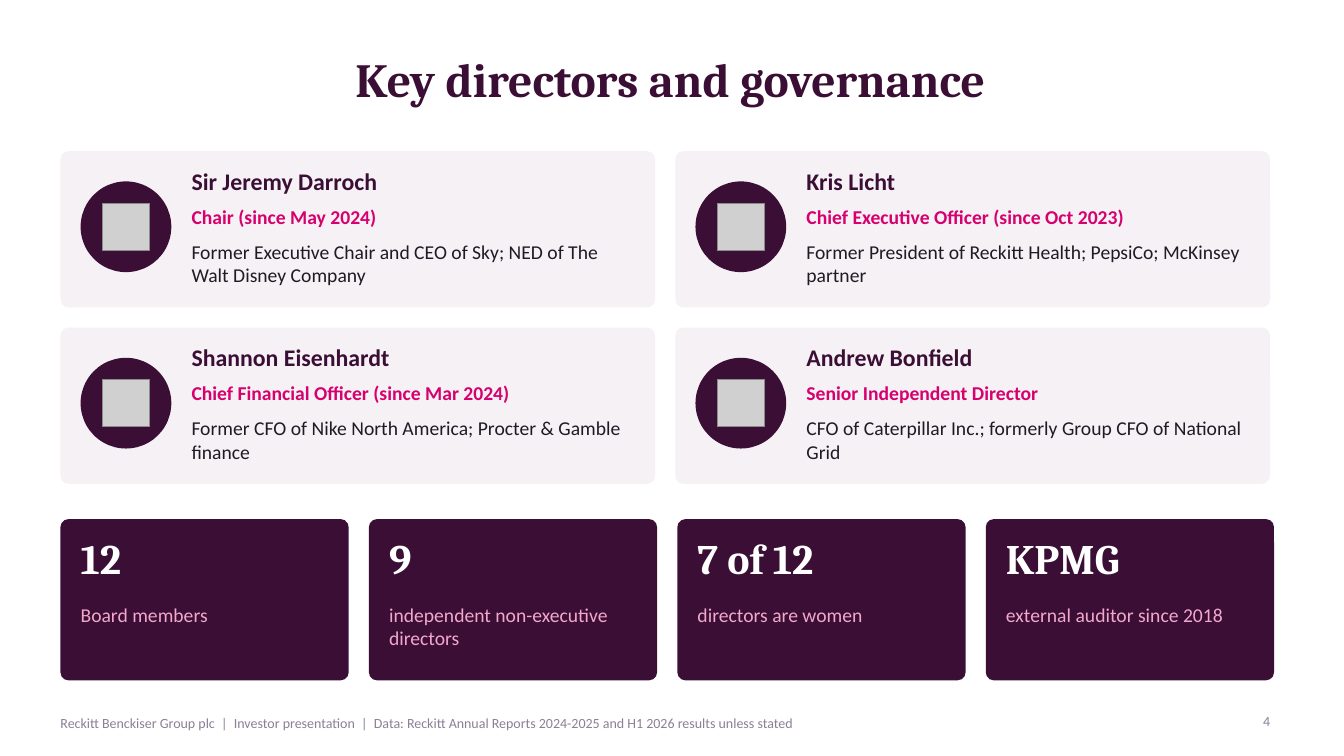
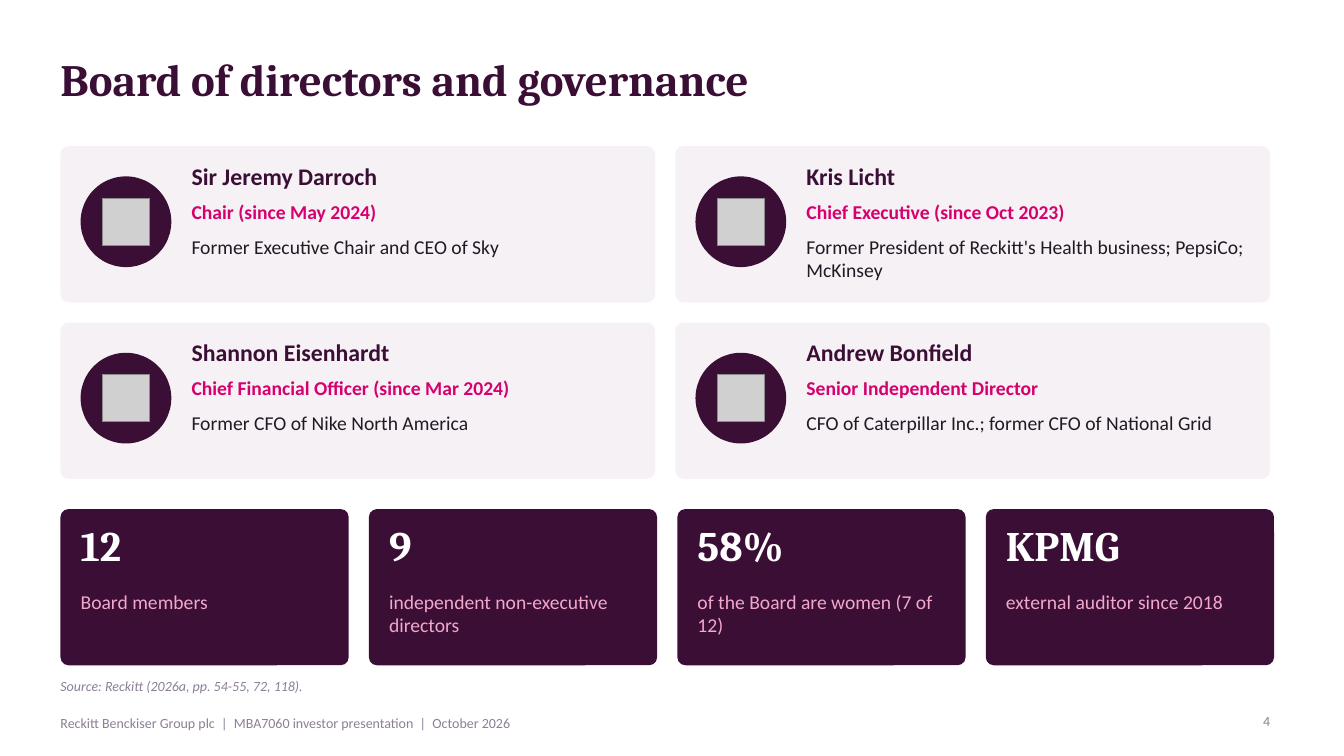
Before and after one commit to Siddharth2131/claude-resposit, a slide deck: slide 4 of Reckitt_MBA7060_Financial_Analysis_Presentation.pptx. Drawn at 1344x756 pixels with LibreOffice and Linux fonts; fonts in the diff are those of the drawing; grey boxes stand for pictures. Boxes give left, top, right and bottom in pixels: in the first picture for what was removed or moved away, otherwise in the second. Text is boxed around its words. In the diff, an @@ line names an element or a change of style, - is before the commit and + after.

```diff
--- a/Reckitt_MBA7060_Financial_Analysis_Presentation.pptx
+++ b/Reckitt_MBA7060_Financial_Analysis_Presentation.pptx
@@ title at (60, 64, 749, 106): text changed; size 34 to 32 pt @@
-Key directors and governance
+Board of directors and governance
@@ text at (806, 204, 1065, 222): text changed @@
-Chief Executive Officer (since Oct 2023)
+Chief Executive (since Oct 2023)
@@ text at (192, 240, 499, 257): text changed @@
-Former Executive Chair and CEO of Sky; NED of The Walt Disney Company
+Former Executive Chair and CEO of Sky
@@ text at (806, 240, 1243, 280): text changed @@
-Former President of Reckitt Health; PepsiCo; McKinsey partner
+Former President of Reckitt's Health business; PepsiCo; McKinsey
@@ 7 texts, 4 pictures, 4 rounded rectangles, 4 ellipses: place and size @@
-7 texts, 4 pictures, 4 rounded rectangles, 4 ellipses at (60, 151, 1270, 484)
+7 texts, 4 pictures, 4 rounded rectangles, 4 ellipses at (60, 146, 1270, 479)
@@ text at (192, 416, 468, 430): text changed @@
-Former CFO of Nike North America; Procter & Gamble finance
+Former CFO of Nike North America
@@ text at (806, 416, 1212, 433): text changed @@
-CFO of Caterpillar Inc.; formerly Group CFO of National Grid
+CFO of Caterpillar Inc.; former CFO of National Grid
@@ rounded rectangle: place and size @@
-rounded rectangle at (60, 519, 349, 681)
+rounded rectangle at (60, 509, 349, 665)
@@ rounded rectangle: place and size @@
-rounded rectangle at (369, 519, 657, 681)
+rounded rectangle at (369, 509, 657, 665)
@@ proportions changed in 4 elements at (60, 509, 349, 665), (369, 509, 657, 665), (986, 509, 1274, 665), (678, 509, 966, 665) @@
@@ rounded rectangle: place and size @@
-rounded rectangle at (678, 519, 966, 681)
+rounded rectangle at (678, 509, 966, 665)
@@ rounded rectangle: place and size @@
-rounded rectangle at (986, 519, 1274, 681)
+rounded rectangle at (986, 509, 1274, 665)
@@ text at (697, 532, 783, 562): text changed @@
-7 of 12
+58%
@@ text at (697, 595, 932, 635): text changed @@
-directors are women
+of the Board are women (7 of 12)
@@ 6 texts: place and size @@
-6 texts at (81, 545, 1223, 645)
+6 texts at (81, 532, 1223, 632)
@@ text added at (60, 681, 303, 693), 10 pt, text #8C7F96, italic @@
+Source: Reckitt (2026a, pp. 54-55, 72, 118).
@@ text at (60, 718, 510, 730): text changed @@
-Reckitt Benckiser Group plc | Investor presentation | Data: Reckitt Annual Reports 2024-2025 and H1 2026 results unless stated
+Reckitt Benckiser Group plc | MBA7060 investor presentation | October 2026
```
Also in this commit, not shown: 12 other slides changed, 3 slides added, 3 slides removed, 1 other file.
